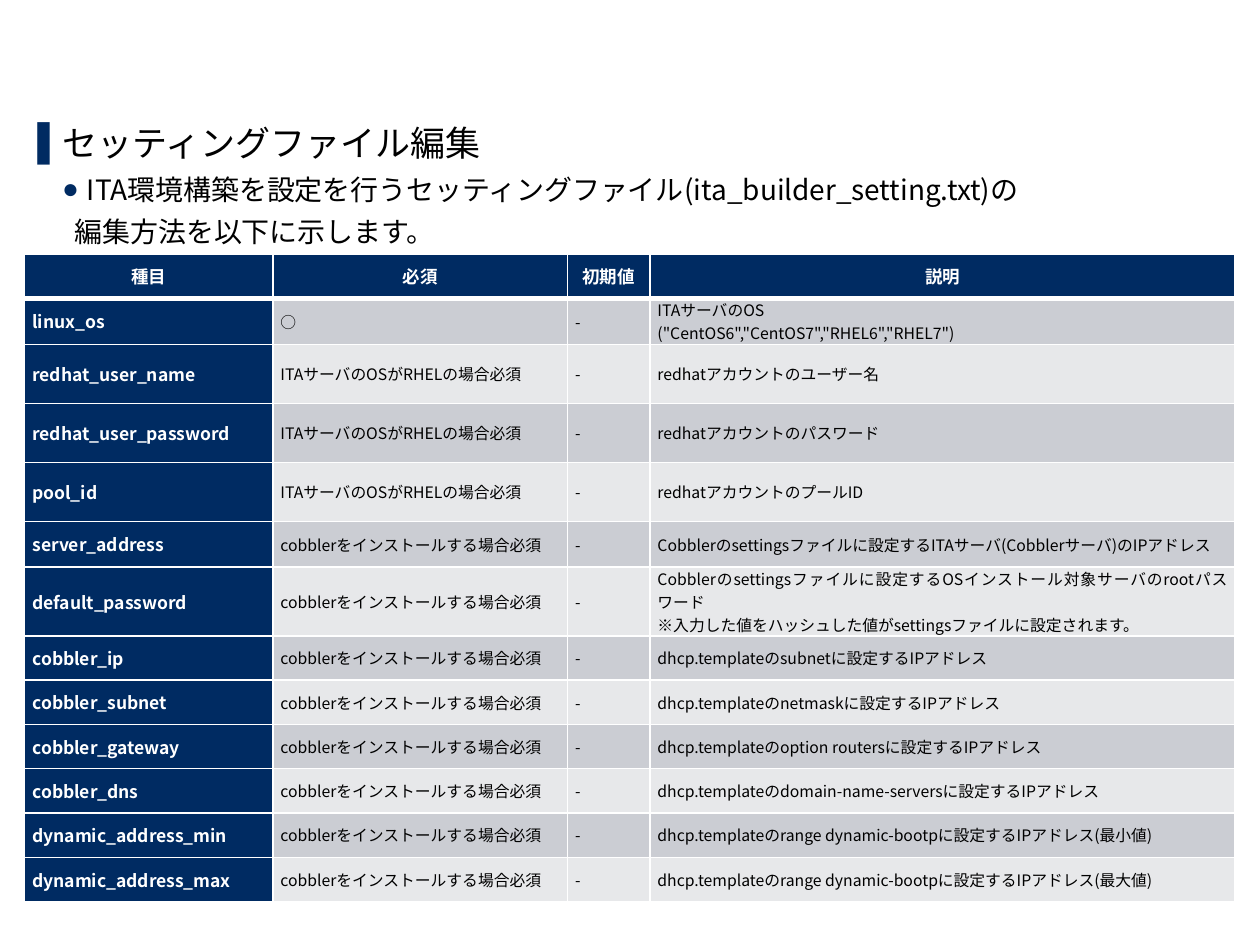
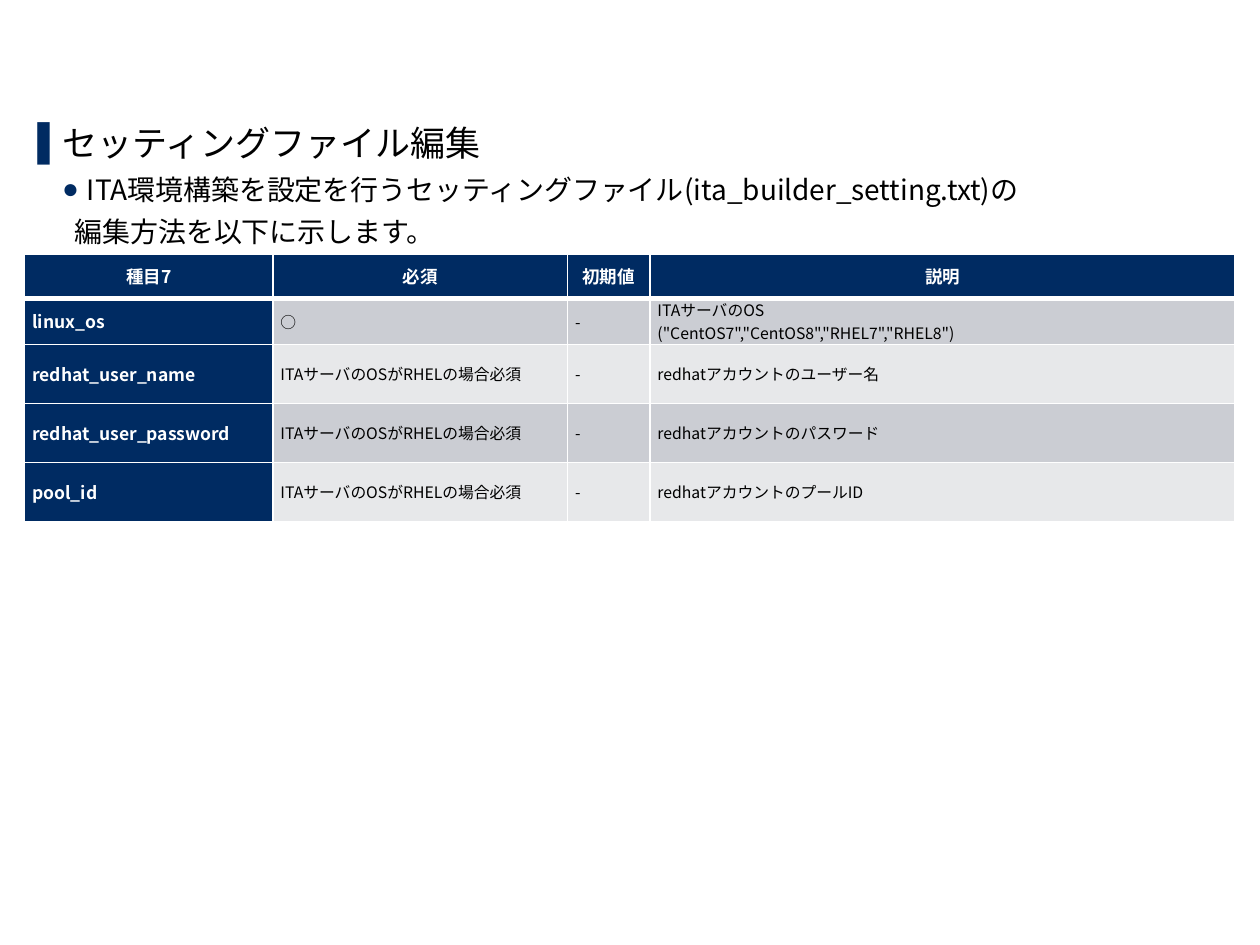
Before and after one commit to exastro-suite/it-automation-docs, a slide deck: slide 14 of asset/Learn_ja/ITA-online-install_ja.pptx. Drawn at 1260x945 pixels with LibreOffice and Linux fonts; fonts in the diff are those of the drawing; background and template pictures are left out. Boxes give left, top, right and bottom in pixels: in the first picture for what was removed or moved away, otherwise in the second. Text is boxed around its words. In the diff, an @@ line names an element or a change of style, - is before the commit and + after.

```diff
--- a/asset/Learn_ja/ITA-online-install_ja.pptx
+++ b/asset/Learn_ja/ITA-online-install_ja.pptx
@@ table at box(25, 255, 1236, 520) @@
-row 1, column 1: 種目
+row 1, column 1: 種目7
@@ row 2, column 4: "ITAサーバのOS / ("CentOS6","CentOS7","RHEL6","RHEL7")" to "ITAサーバのOS / ("CentOS7","CentOS8","RHEL7","RHEL8")" @@
-row 6: server_address | cobblerをインストールする場合必須 | - | Cobblerのsettingsファイルに設定するITAサーバ(Cobblerサーバ)のIPアドレス
-row 7: default_password | cobblerをインストールする場合必須 | - | Cobblerのsettingsファイルに設定するOSインストール対象サーバのrootパスワード / ※入力した値をハッシュした値がsettingsファイルに設定されます。
-row 8: cobbler_ip | cobblerをインストールする場合必須 | - | dhcp.templateのsubnetに設定するIPアドレス
-row 9: cobbler_subnet | cobblerをインストールする場合必須 | - | dhcp.templateのnetmaskに設定するIPアドレス
-row 10: cobbler_gateway | cobblerをインストールする場合必須 | - | dhcp.templateのoption routersに設定するIPアドレス
-row 11: cobbler_dns | cobblerをインストールする場合必須 | - | dhcp.templateのdomain-name-serversに設定するIPアドレス
-row 12: dynamic_address_min | cobblerをインストールする場合必須 | - | dhcp.templateのrange dynamic-bootpに設定するIPアドレス(最小値)
-row 13: dynamic_address_max | cobblerをインストールする場合必須 | - | dhcp.templateのrange dynamic-bootpに設定するIPアドレス(最大値)
```
Also in this commit, not shown: 13 other slides changed, 5 other files.
